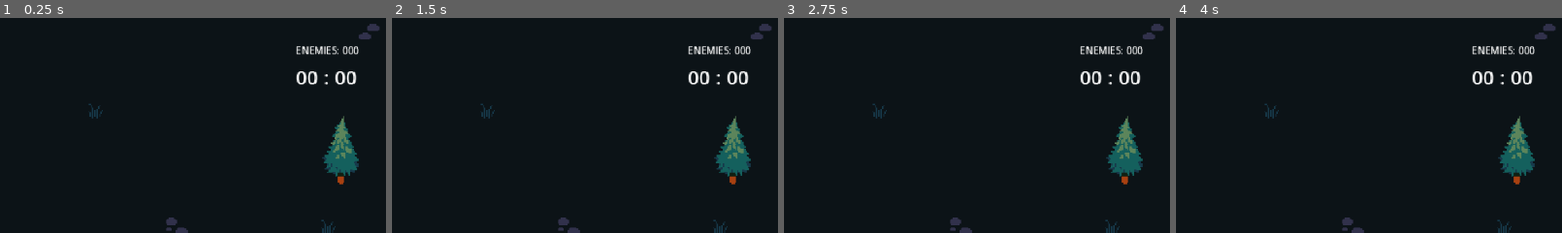
Above: before the commit, frames 1-4 (left to right).
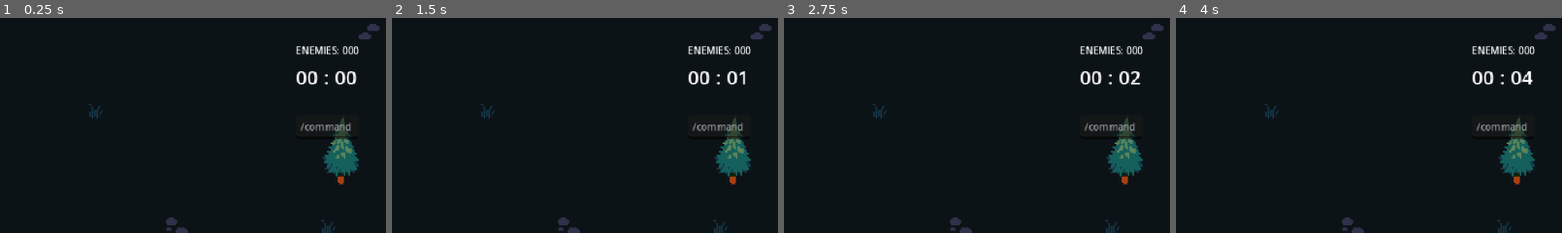
Above: after the commit, the same moments.

Repository: notnilcn/khvg
Game: Godot game, scene res://VS-Like/Maps/Woods/woods_map.tscn
The game is run twice, just before and just after one commit, with the same random seed, the same clock (stepped at 60 frames per second) and the same inputs. This scene is started directly instead of the project's main scene. Sound files missing from this copy of the repository are replaced by a short silence.
Inputs:
- Up to frame 1 (0.25 s): no input
- Up to frame 2 (1.5 s): tap Enter at 0.5 s; hold D (Right) 0.53-1.28 s; tap Space at 1.25 s; hold S (Down) from 1.28 s (still down)
- Up to frame 3 (2.75 s): tap Enter at 2 s; release S (Down) at 2.03 s; hold D (Right) from 2.03 s (still down)
- Up to frame 4 (4 s): tap Space at 2.75 s; release D (Right) at 2.78 s; hold W (Up) 2.78-3.53 s; tap Enter at 3.5 s; hold A (Left) from 3.53 s (still down)
The pictures show only the part of the screen within x 50-100%, y 0-50%; the shares and areas given below are measured in that part.

The runs differ from the first frame. In frame 1, 0.5% of the frame differs, in the area x 77-92%, y 45-57%; in frame 2, 0.6%, in the area x 77-93%, y 24-57%; in frame 3, 0.6%; in frame 4, 0.6%.
Error before the commit: Parse Error: Cannot infer the type of "name" variable because the value doesn't have a set type. (res://VS-Like/Game/World/spawner.gd:165)

Commit message:
Fix parser error: explicit String casts for untyped Array elements
Array is untyped so elements are Variant. GDScript cannot infer
the type of := from Variant.to_lower(). Cast to String explicitly
and rename 'name' locals to 'weapon_name' to avoid shadowing Node.name.

https://claude.ai/code/session_01UhGUr7gguv9T1d7cC1nHkA

Diff:
--- a/VS-Like/Game/World/spawner.gd
+++ b/VS-Like/Game/World/spawner.gd
@@ -145,7 +145,7 @@
 	if args.is_empty():
 		_show_feedback("Usage: /spawner on|off")
 		return
-	match args[0].to_lower():
+	match (args[0] as String).to_lower():
 		"on":
 			spawning_enabled = true
 			_show_feedback("Enemy spawning enabled")
@@ -162,25 +162,25 @@
 		_show_feedback("Usage: /give <weapon> [peer_id]\nWeapons: " + ", ".join(WEAPON_RES_PATHS.keys()))
 		return
 
-	var name := args[0].to_lower()
-	if not WEAPON_RES_PATHS.has(name):
-		_show_feedback("Unknown weapon '%s'. Options: %s" % [name, ", ".join(WEAPON_RES_PATHS.keys())])
-		return
-
-	var res_path: String = WEAPON_RES_PATHS[name]
+	var weapon_name: String = (args[0] as String).to_lower()
+	if not WEAPON_RES_PATHS.has(weapon_name):
+		_show_feedback("Unknown weapon '%s'. Options: %s" % [weapon_name, ", ".join(WEAPON_RES_PATHS.keys())])
+		return
+
+	var res_path: String = WEAPON_RES_PATHS[weapon_name]
 
 	# Optional second argument: target peer_id
 	if args.size() >= 2:
 		if not multiplayer.is_server():
 			_show_feedback("Only the server can give weapons to other players")
 			return
-		var peer_id := int(args[1])
+		var peer_id: int = int(args[1] as String)
 		var target := Global.players.get(peer_id, null) as Player
 		if target == null:
 			_show_feedback("No player found with peer_id %d" % peer_id)
 			return
 		target.rpc_give_weapon.rpc_id(peer_id, res_path)
-		_show_feedback("Gave %s to peer %d" % [name, peer_id])
+		_show_feedback("Gave %s to peer %d" % [weapon_name, peer_id])
 	else:
 		# Give to self — call directly on the local player node.
 		var local := Global.get_local_player()
@@ -188,7 +188,7 @@
 			_show_feedback("No local player found")
 			return
 		local.rpc_give_weapon(res_path)
-		_show_feedback("Gave %s to yourself" % name)
+		_show_feedback("Gave %s to yourself" % weapon_name)
 
 
 ## /remove <weapon> [peer_id] — remove a weapon from self or another peer
@@ -197,31 +197,31 @@
 		_show_feedback("Usage: /remove <weapon> [peer_id]\nWeapons: " + ", ".join(WEAPON_RES_PATHS.keys()))
 		return
 
-	var name := args[0].to_lower()
-	if not WEAPON_RES_PATHS.has(name):
-		_show_feedback("Unknown weapon '%s'. Options: %s" % [name, ", ".join(WEAPON_RES_PATHS.keys())])
-		return
-
-	var res_path: String = WEAPON_RES_PATHS[name]
+	var weapon_name: String = (args[0] as String).to_lower()
+	if not WEAPON_RES_PATHS.has(weapon_name):
+		_show_feedback("Unknown weapon '%s'. Options: %s" % [weapon_name, ", ".join(WEAPON_RES_PATHS.keys())])
+		return
+
+	var res_path: String = WEAPON_RES_PATHS[weapon_name]
 
 	if args.size() >= 2:
 		if not multiplayer.is_server():
 			_show_feedback("Only the server can remove weapons from other players")
 			return
-		var peer_id := int(args[1])
+		var peer_id: int = int(args[1] as String)
 		var target := Global.players.get(peer_id, null) as Player
 		if target == null:
 			_show_feedback("No player found with peer_id %d" % peer_id)
 			return
 		target.rpc_remove_weapon.rpc_id(peer_id, res_path)
-		_show_feedback("Removed %s from peer %d" % [name, peer_id])
+		_show_feedback("Removed %s from peer %d" % [weapon_name, peer_id])
 	else:
 		var local := Global.get_local_player()
 		if local == null:
 			_show_feedback("No local player found")
 			return
 		local.rpc_remove_weapon(res_path)
-		_show_feedback("Removed %s from yourself" % name)
+		_show_feedback("Removed %s from yourself" % weapon_name)
 
 
 func _show_feedback(msg: String) -> void:
